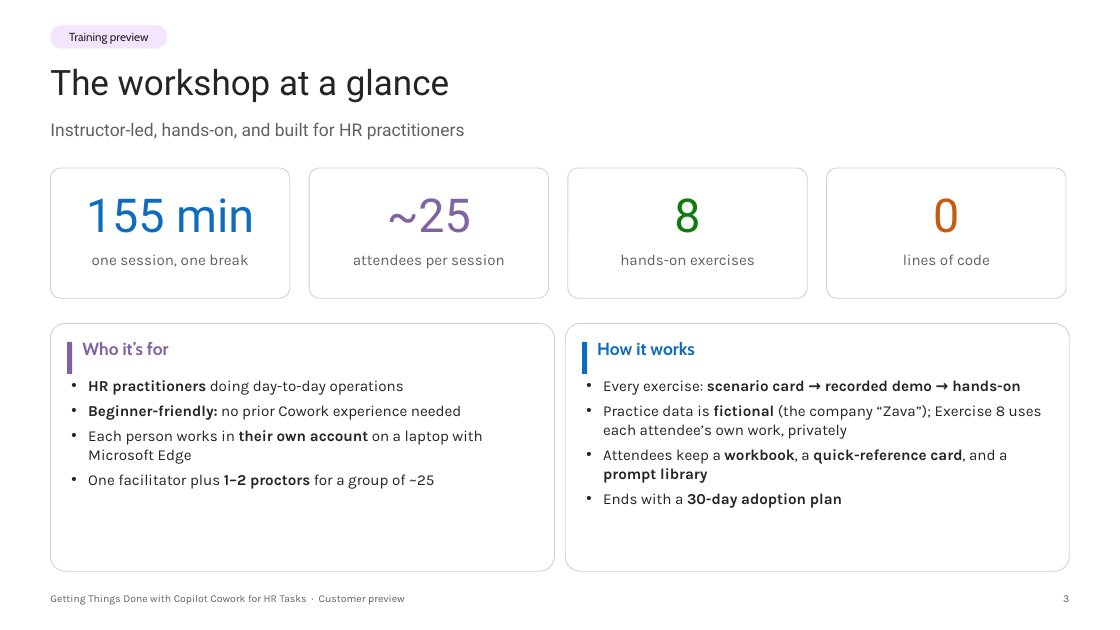
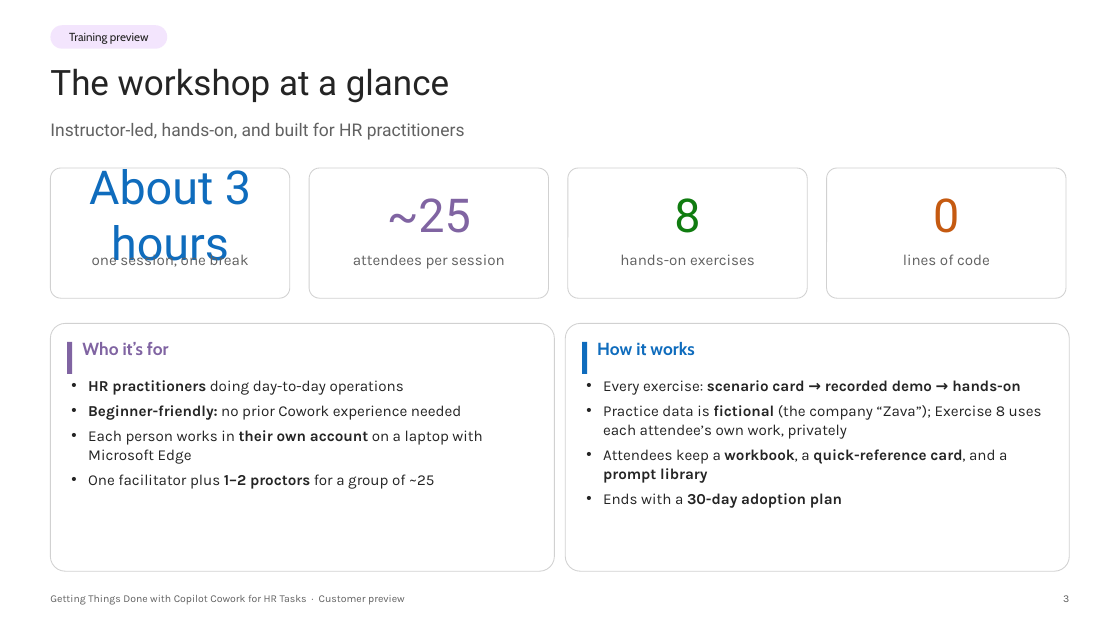
Before and after one commit to ragage/ai_hr_cowork_workshop, a slide deck: slide 3 of instructor/customer-preview-deck.pptx. Drawn at 1120x630 pixels with LibreOffice and Linux fonts; fonts in the diff are those of the drawing; background and template pictures are left out. Boxes give left, top, right and bottom in pixels: in the first picture for what was removed or moved away, otherwise in the second. Text is boxed around its words. In the diff, an @@ line names an element or a change of style, - is before the commit and + after.

```diff
--- a/instructor/customer-preview-deck.pptx
+++ b/instructor/customer-preview-deck.pptx
@@ text at [89,169,251,267]: text changed @@
-155 min
+About 3 hours
```
Also in this commit, not shown: 3 other slides changed, 10 other files.
